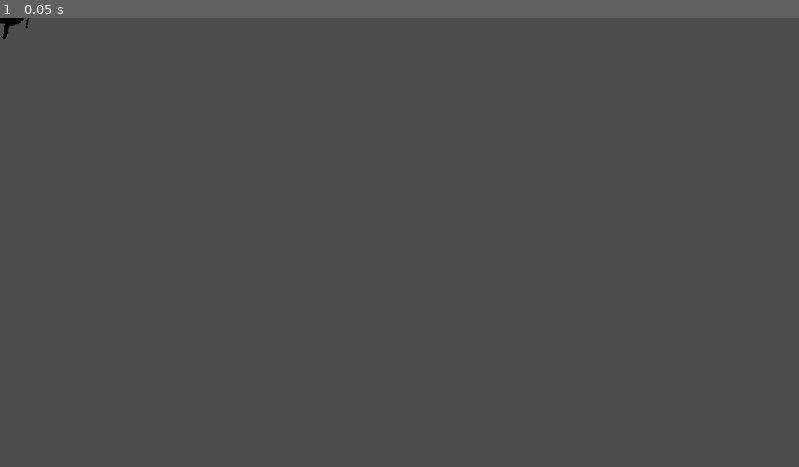
Above: before the commit, frame 1.
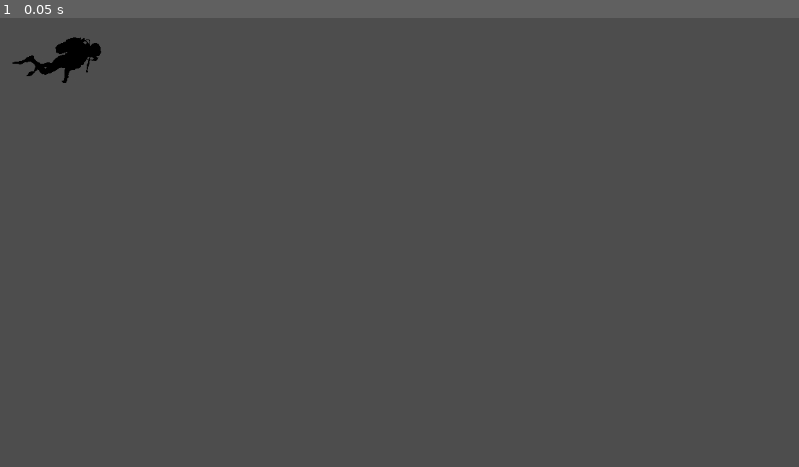
Above: after the commit, the same moment.

Repository: c1ayer/Game-Jam-Jan-2025
Game: Godot game, scene res://scenes/player.tscn
The game is run twice, just before and just after one commit, with the same random seed, the same clock (stepped at 60 frames per second) and the same inputs. This scene is started directly instead of the project's main scene.
Inputs:
- Up to frame 1 (0.05 s): no input

The runs differ from the first frame. In frame 1, 0.5% of the frame differs, in the area x 0-13%, y 0-15%.

Commit message:
Update player.tscn

Diff:
--- a/michael-bubble/scenes/player.tscn
+++ b/michael-bubble/scenes/player.tscn
@@ -7,6 +7,7 @@
 size = Vector2(121, 66)
 
 [node name="Player" type="Node2D"]
+position = Vector2(87, 64)
 
 [node name="CharacterBody2D" type="CharacterBody2D" parent="."]
 script = ExtResource("1_yn562")
